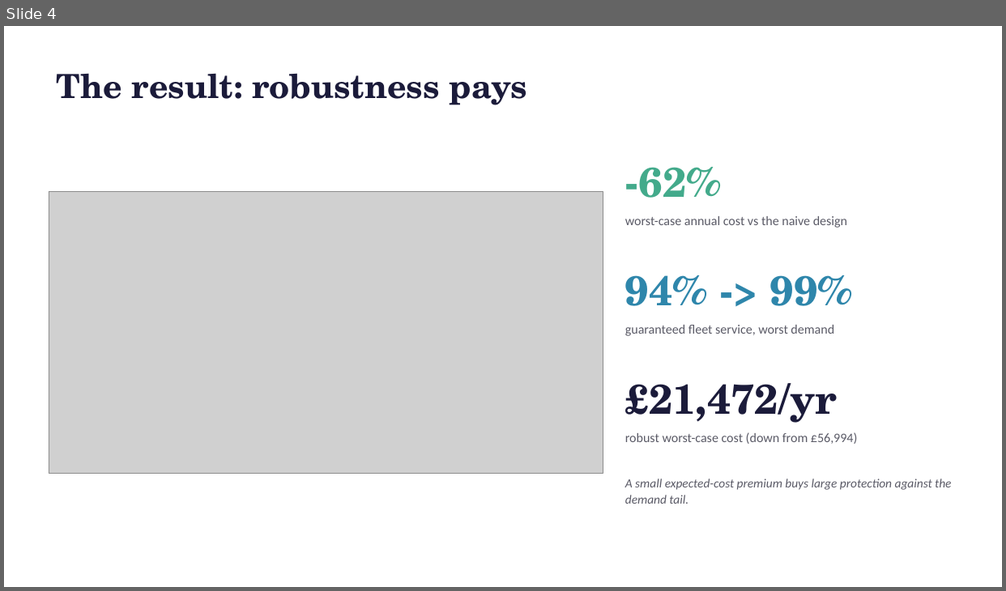
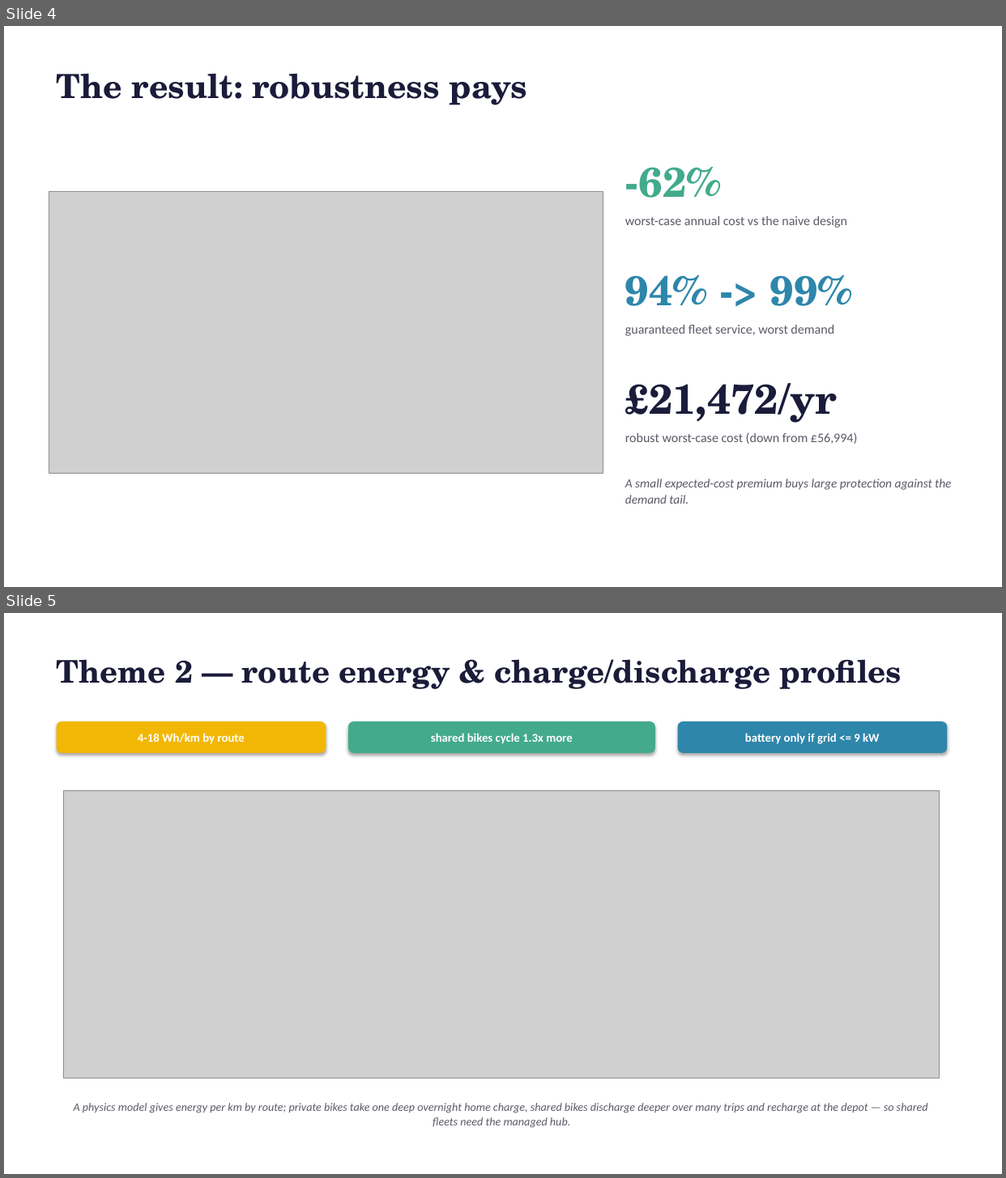
Before and after one commit to Gourav88502/emicromobility-robust-charging, a slide deck: outputs/Presentation.pptx. Shown one above the other, each under a label of ours: slide 4 before the commit, slides 4 and 5 after it. The pictures are 1006x591 and 1006x1178 pixels, drawn with LibreOffice and Linux fonts; fonts in the diff are those of the drawing; grey boxes stand for pictures. Boxes give left, top, right and bottom in pixels: in the first picture for what was removed or moved away, otherwise in the second. Text is boxed around its words. In the diff, an @@ line names an element or a change of style, - is before the commit and + after.

```diff
--- a/outputs/Presentation.pptx
+++ b/outputs/Presentation.pptx
@@ slide 5 added at bbox=[4, 613, 1002, 1174], background #FFFFFF @@
@@ text added at bbox=[57, 659, 901, 689], 30 pt, text #1B1B3A, bold @@
+Theme 2 — route energy & charge/discharge profiles
@@ rounded rectangle added at bbox=[57, 722, 326, 753], fill #F2B705, 11.5 pt, text #FFFFFF, bold @@
+4-18 Wh/km by route
@@ rounded rectangle added at bbox=[348, 722, 655, 753], fill #43AA8B, 11.5 pt, text #FFFFFF, bold @@
+shared bikes cycle 1.3x more
@@ rounded rectangle added at bbox=[678, 722, 948, 753], fill #2E86AB, 11.5 pt, text #FFFFFF, bold @@
+battery only if grid <= 9 kW
@@ picture added at bbox=[64, 791, 940, 1080] @@
@@ text added at bbox=[74, 1103, 928, 1128], 11 pt, text #5A5A66, italic @@
+A physics model gives energy per km by route; private bikes take one deep overnight home charge, shared bikes discharge deeper over many trips and recharge at the depot — so shared fleets need the managed hub.
```
Also in this commit, not shown: 1 slide changed, 1 slide removed, 11 other files.
